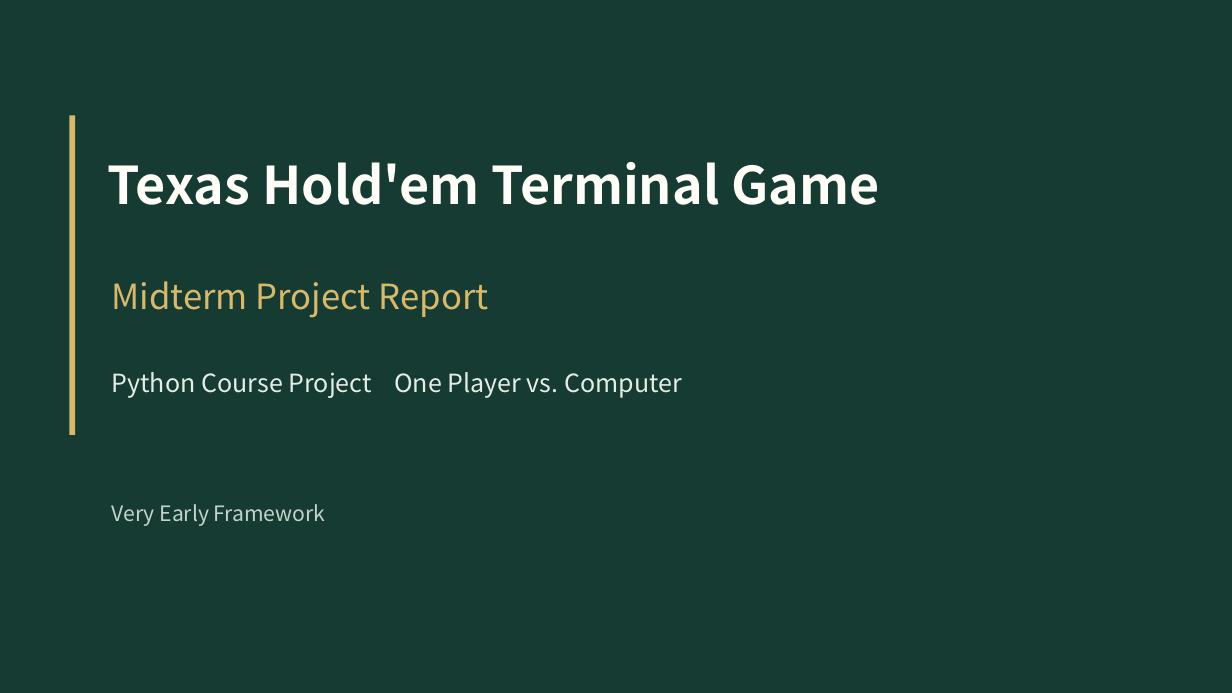
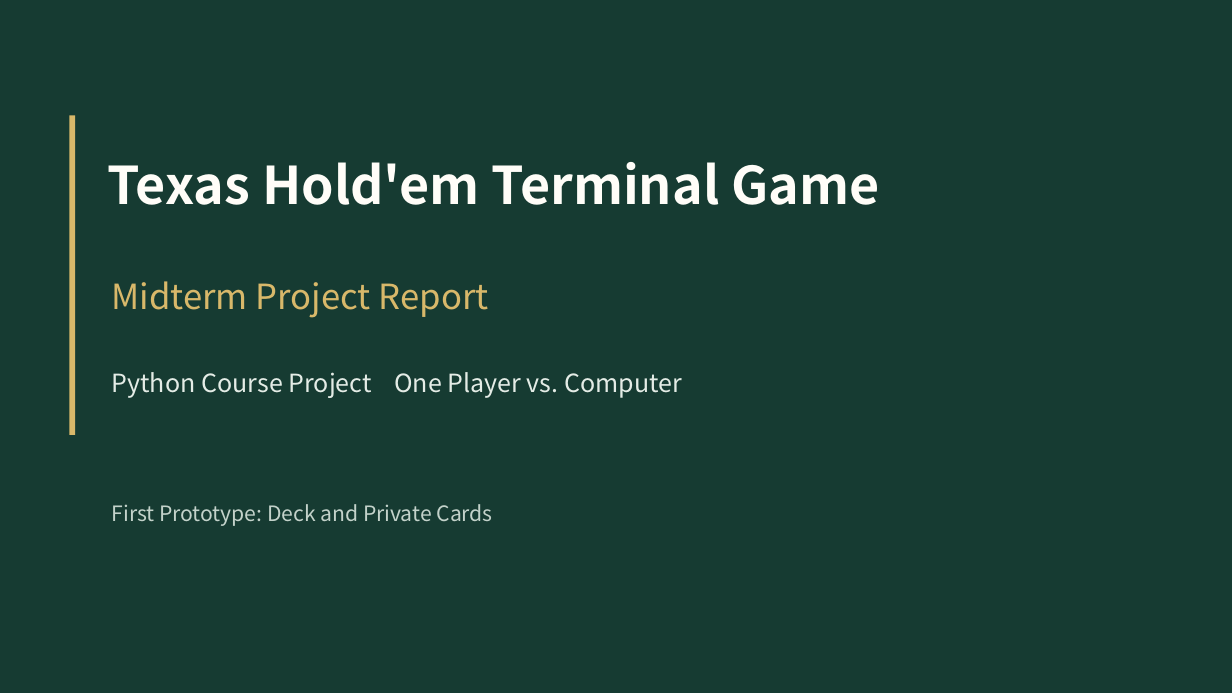
Before and after one commit to heyiweiheyi/computer-group-Texas-Hold-em, a slide deck: slide 1 of midterm_report/texas_holdem_midterm_report.pptx. Drawn at 1232x693 pixels with LibreOffice and Linux fonts; fonts in the diff are those of the drawing. Boxes give left, top, right and bottom in pixels: in the first picture for what was removed or moved away, otherwise in the second. Text is boxed around its words. In the diff, an @@ line names an element or a change of style, - is before the commit and + after.

Commit message:
docs: organize midterm report around prototype demo

```diff
--- a/midterm_report/texas_holdem_midterm_report.pptx
+++ b/midterm_report/texas_holdem_midterm_report.pptx
@@ text at (112,504,493,526): text changed @@
-Very Early Framework
+First Prototype: Deck and Private Cards
```
Also in this commit, not shown: 7 other slides changed.
